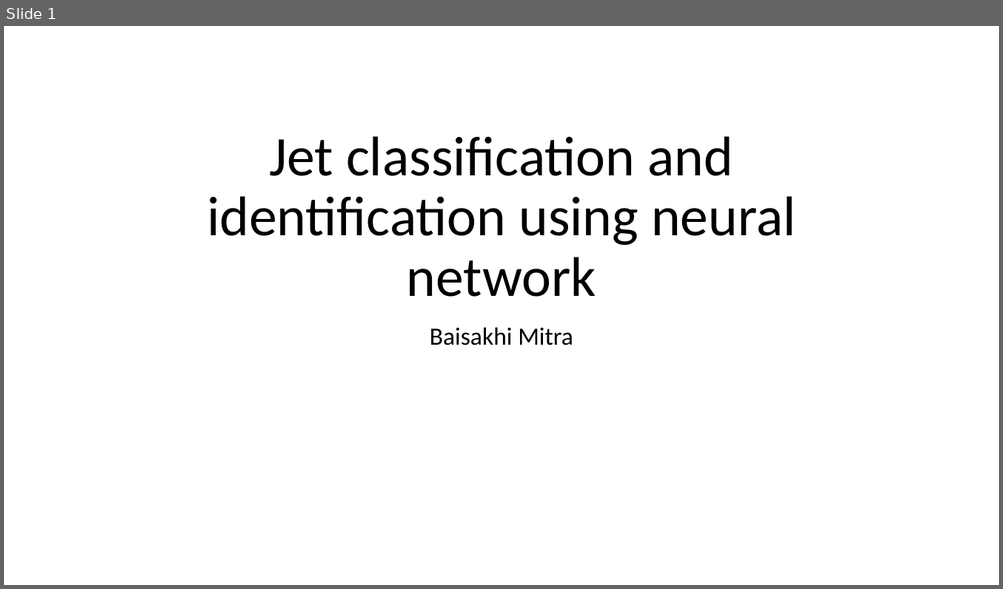
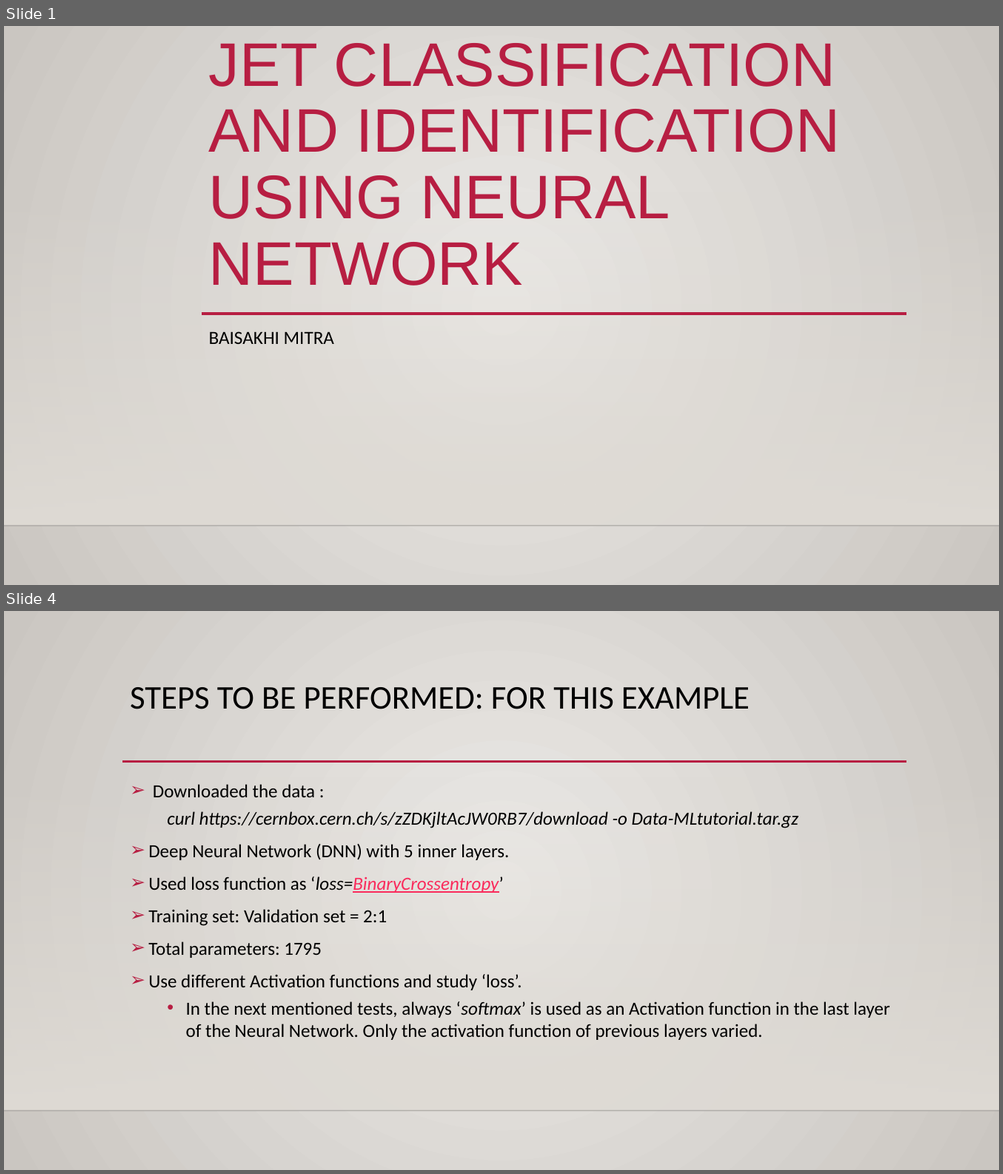
Before and after one commit to bmitraSLAC/NN-in-Jet-classification, a slide deck: Jet_Classifcation.pptx. Shown one above the other, each under a label of ours: slide 1 before the commit, slides 1 and 4 after it; the slides between them are not shown. The pictures are 1003x589 and 1003x1174 pixels, drawn with LibreOffice and Linux fonts; fonts in the diff are those of the drawing; background and template pictures are left out. Boxes give left, top, right and bottom in pixels: in the first picture for what was removed or moved away, otherwise in the second. Text is boxed around its words. In the diff, an @@ line names an element or a change of style, - is before the commit and + after.

```diff
--- a/Jet_Classifcation.pptx
+++ b/Jet_Classifcation.pptx
@@ slide 4 added at <box>4,611,999,1170</box>, background gradient #ECEAE7 to #CAC7C1; not listed: 2 template elements that a slide beside it also shows @@
@@ title added at <box>130,687,749,709</box>, 32 pt, text #000000 @@
+STEPS TO BE PERFORMED: FOR THIS EXAMPLE
@@ line added from (122, 762) to (907, 762), #B71E42 2.5 pt @@
@@ text added at <box>148,784,889,1040</box>, 17.9 pt, text #000000 @@
+➢ Downloaded the data :
+  curl https://cernbox.cern.ch/s/zZDKjltAcJW0RB7/download -o Data-MLtutorial.tar.gz
+➢ Deep Neural Network (DNN) with 5 inner layers.
+➢ Used loss function as ‘loss=BinaryCrossentropy’
+➢ Training set: Validation set = 2:1
+➢ Total parameters: 1795
+➢ Use different Activation functions and study ‘loss’.
+  • In the next mentioned tests, always ‘softmax’ is used as an Activation function in the last layer of the Neural Network. Only the activation function of previous layers varied.
@@ slide 1 changed as well @@
@@ background #FFFFFF to gradient #ECEAE7 to #CAC7C1 @@
@@ title at <box>209,43,839,286</box>: text changed; size 54 to 59.4 pt; font Calibri to Arial; text colour #000000 to #B71E42 @@
-Jet classification and identification using neural network
+JET CLASSIFICATION AND IDENTIFICATION USING NEURAL NETWORK
@@ rectangle added at <box>4,191,999,526</box>, fill gradient #DFDBD5 @@
@@ line added from (201, 314) to (906, 314), #B71E42 2.5 pt @@
@@ subtitle at <box>209,332,334,344</box>: text changed; size 24 to 18 pt @@
-Baisakhi Mitra
+BAISAKHI MITRA
@@ line added from (4, 526) to (999, 526), #000001 1 pt @@
```
Also in this commit, not shown: 2 other slides changed, 7 other slides added, 2 slides removed.
